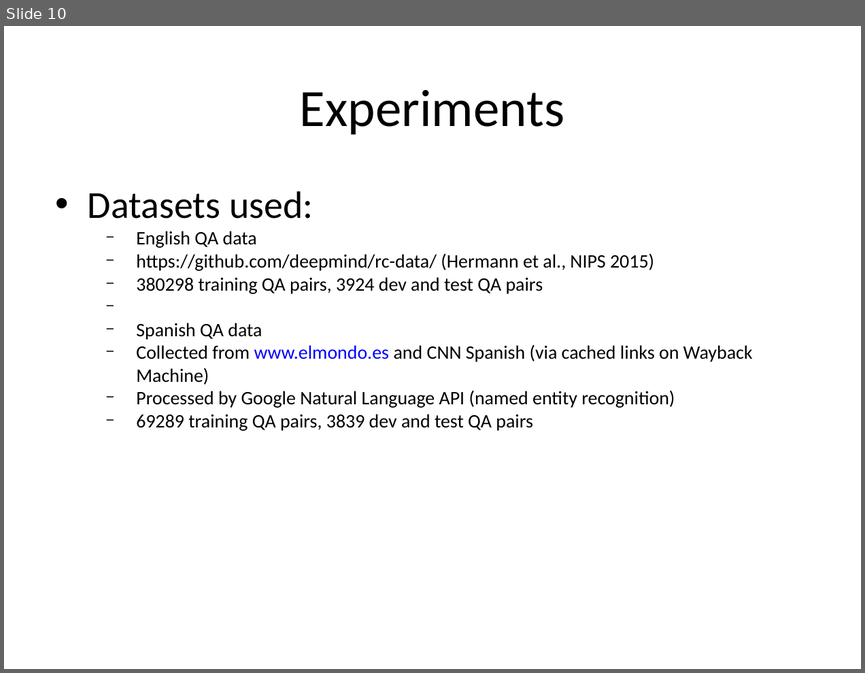
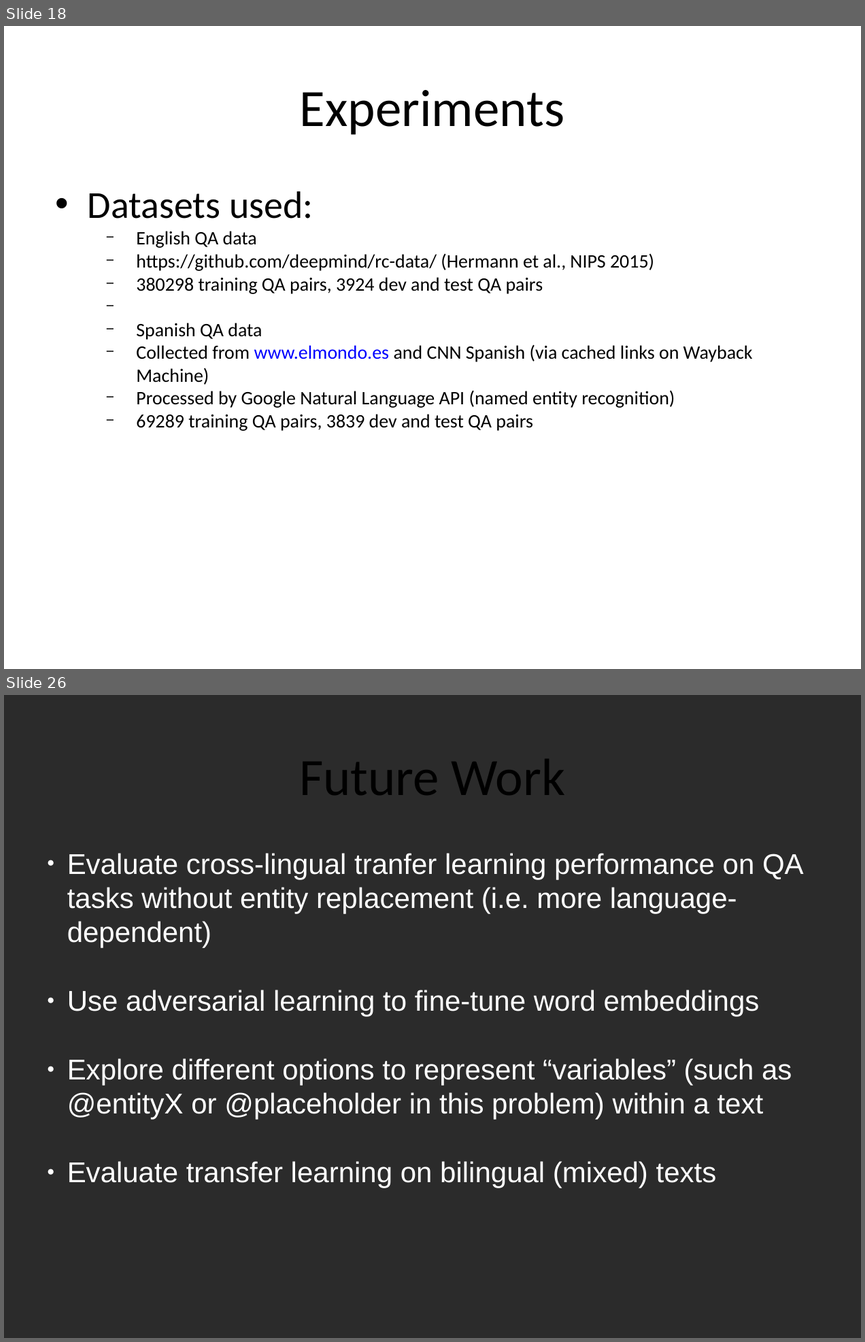
Before and after one commit to Mithrillion/BiQA, a slide deck: ideas/peter_final_seminar.odp. Shown one above the other, each under a label of ours: slide 10 before the commit, slides 18 and 26 after it; the slides between them are not shown. The pictures are 865x673 and 865x1342 pixels, drawn with LibreOffice and Linux fonts; fonts in the diff are those of the drawing; background and template pictures are left out; a plain dark background stands for a picture behind light text. Boxes give left, top, right and bottom in pixels: in the first picture for what was removed or moved away, otherwise in the second. Text is boxed around its words. In the diff, an @@ line names an element or a change of style, - is before the commit and + after.

```diff
--- a/ideas/peter_final_seminar.odp
+++ b/ideas/peter_final_seminar.odp
@@ slide 26 added at box(4, 695, 861, 1338), background picture (left out) @@
@@ text added at box(299, 759, 565, 795), 44 pt, text #000000 @@
+Future Work
@@ text added at box(67, 853, 804, 1188), 24 pt, text #FFFFFF @@
+● Evaluate cross-lingual tranfer learning performance on QA tasks without entity replacement (i.e. more language-dependent)
+● Use adversarial learning to fine-tune word embeddings
+● Explore different options to represent “variables” (such as @entityX or @placeholder in this problem) within a text
+● Evaluate transfer learning on bilingual (mixed) texts
@@ what was slide 10 is now slide 18 @@
```
Also in this commit, not shown: 7 slides changed, 13 other slides added, 3 slides removed, 22 other files.
